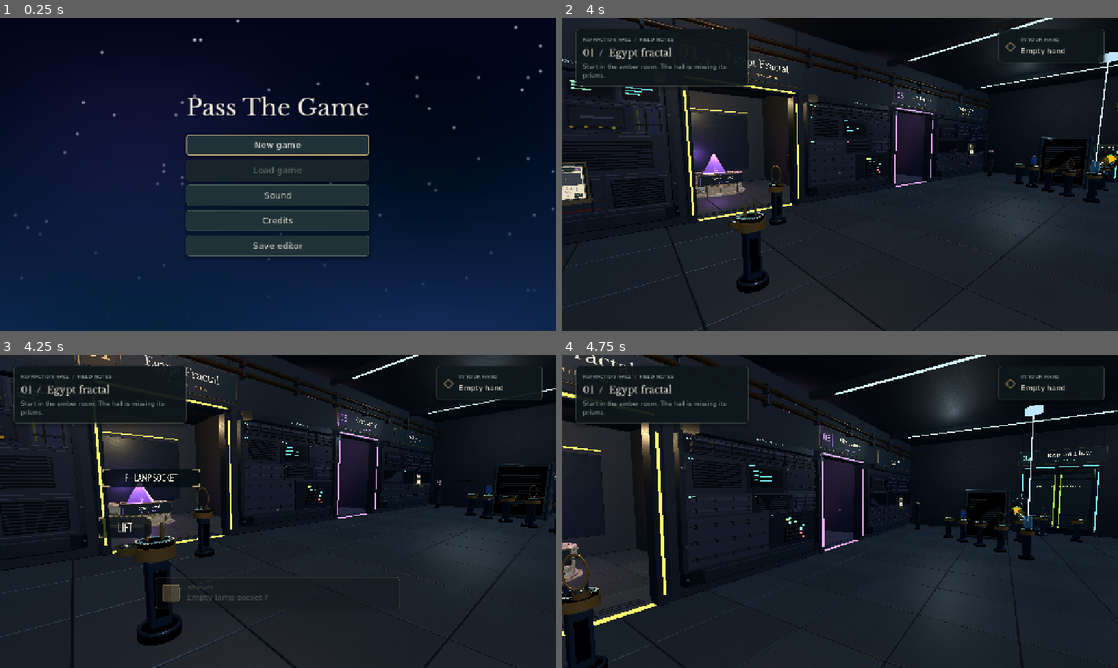
Above: before the commit, frames 1-4 (two rows, left to right).
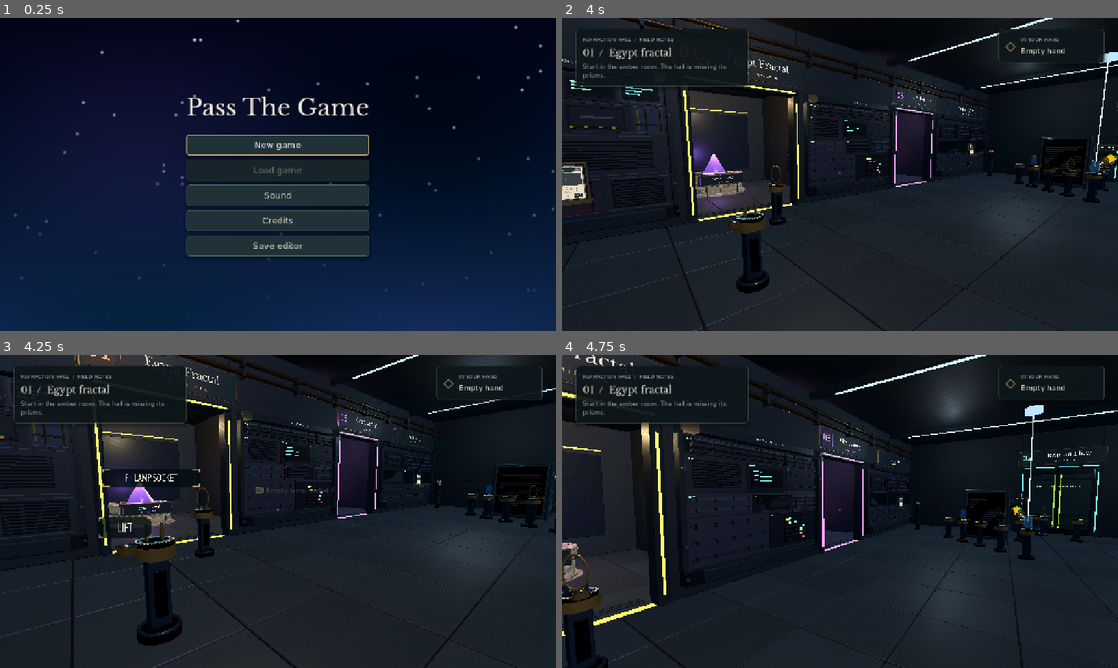
Above: after the commit, the same moments.

Repository: amberwhitehead/pass-the-game
Game: Godot game, scene res://scenes/title/title.tscn
The game is run twice, just before and just after one commit, with the same random seed, the same clock (stepped at 60 frames per second) and the same inputs.
Inputs (mouse positions are in pixels of both pictures, inside the frame that each line leads up to):
- Up to frame 1 (0.25 s): no input
- Up to frame 2 (4 s): click "New game" at 0.5 s; click "Skip intro ›" at 1.25 s; click "Skip intro ›" at 2 s; tap Enter (ui_accept) at 2.75 s; move the mouse to (962, 158) at 2.77 s; hold Right (move_right) 2.78-3.53 s; hold E (interact) 2.78-3.53 s; click (962, 158) at 2.92 s; tap Space (jump) at 3.02, 3.05, 3.32, 3.6, 3.77 s; move the mouse to (812, 174) at 3.52 s; hold W (move_up) from 3.53 s (still down); click (812, 174) at 3.67 s; tap E (interact) at 3.8 s
- Up to frame 3 (4.25 s): keep holding W (move_up); tap Space (jump) at 4.07 s
- Up to frame 4 (4.75 s): keep holding W (move_up); move the mouse to (851, 505) at 4.27 s; hold E (interact) from 4.28 s (still down); click (851, 505) at 4.42 s; tap Space (jump) at 4.55 s

Frames 1-2 are identical in both runs. In frame 3, 0.3% of the frame differs, in the area x 28-72%, y 42-82%; in frame 4, nothing differs.

Commit message:
Small interaction caption above the crosshair; conversations at the bottom
The hall's interaction hint was a large plaque in the lower third. It is
now a small outlined caption (key badge + prompt) just above the
crosshair; the optics hint wraps and keeps its ALIGN THE LIGHT line.
The Dialogue sheet moves from the top of the screen to the bottom, and
hall notices wait while a conversation is open.

Co-Authored-By: Claude Opus 5.5 <noreply@anthropic.com>

Diff:
--- a/godot/autoload/dialogue.gd
+++ b/godot/autoload/dialogue.gd
@@ -1,5 +1,5 @@
 extends CanvasLayer
-## Bottom-of-screen dialogue box.
+## Bottom-of-screen dialogue box (above the touch pad and the hall's notices).
 ##   await Dialogue.say("Mira", ["Hello!", "Nice day."])
 ## Advance with the A button / tap / E / Enter / F. Resolves when finished.
 
@@ -23,9 +23,9 @@
 	_panel = preload("res://ui/conversation_sheet.gd").new()
 	_panel.anchor_left = .12
 	_panel.anchor_right = .88
-	_panel.anchor_top = .07
-	_panel.anchor_bottom = .07
-	_panel.grow_vertical = Control.GROW_DIRECTION_END
+	_panel.anchor_top = .95
+	_panel.anchor_bottom = .95
+	_panel.grow_vertical = Control.GROW_DIRECTION_BEGIN
 	_panel.visible = false
 	add_child(_panel)
 	_name = _panel.speaker
--- a/godot/scenes/escape/hub_hud.gd
+++ b/godot/scenes/escape/hub_hud.gd
@@ -5,7 +5,7 @@
 const KeyBindings := preload("res://autoload/key_bindings.gd")
 var _player: Player
 var _inventory: Node
-var _prompt: PanelContainer
+var _prompt: Control  ## The small interaction caption above the crosshair.
 var _objective: Label
 var _chapter: Label
 var _carrying: Label
@@ -50,11 +50,8 @@
 	_carrying.autowrap_mode = TextServer.AUTOWRAP_WORD_SMART
 	carry_column.add_child(_carrying)
 	_prompt = Plaque.new()
-	_prompt.anchor_left = .28
-	_prompt.anchor_right = .72
-	_prompt.anchor_top = .71
-	_prompt.anchor_bottom = .71
 	add_child(_prompt)
+	_prompt.place_above_center()
 	_prompt.hide()
 	_notice_panel = _panel(Vector2(.28, .88), Vector2(.72, .88))
 	_notice_panel.add_theme_stylebox_override("panel", Style.panel(Color(.07, .12, .13, .96), Style.TEAL.darkened(.35), 14))
@@ -91,7 +88,8 @@
 	_crosshair.visible = not _player._frozen()
 	_crosshair.modulate = Style.GOLD if is_instance_valid(target) else Color(1, 1, 1, .55)
 	_notice_time = maxf(0, _notice_time - delta)
-	_notice_panel.visible = _notice_time > 0 and not Sound.settings_open
+	# Conversations use the bottom of the screen too; notices wait until they end.
+	_notice_panel.visible = _notice_time > 0 and not Sound.settings_open and not Dialogue.active
 	_notice_panel.modulate.a = minf(1, _notice_time)
 
 func set_aiming(active: bool, hint: String) -> void:
--- a/godot/ui/interaction_plaque.gd
+++ b/godot/ui/interaction_plaque.gd
@@ -1,6 +1,10 @@
-extends PanelContainer
-## One quiet interaction surface. Stable width avoids jumping while the beam moves.
+extends VBoxContainer
+## The interaction hint: a small caption just above the crosshair, such as "[E] Talk",
+## rather than a box at the bottom of the screen. While aiming the optics it says
+## "ALIGN THE LIGHT" above the longer hint. Place it with place_above_center().
 const Style := preload("res://ui/game_style.gd")
+const MAX_WIDTH := 460.0
+const GAP := 22.0  ## Pixels between the caption and the centre of the screen.
 var key: Label
 var title: Label
 var detail: Label
@@ -9,35 +13,64 @@
 func _ready() -> void:
 	theme = Style.theme()
 	mouse_filter = Control.MOUSE_FILTER_IGNORE
-	add_theme_stylebox_override("panel", Style.panel(Color(.055, .09, .105, .96), Style.GOLD.darkened(.35), 16))
+	alignment = BoxContainer.ALIGNMENT_END
+	add_theme_constant_override("separation", 2)
+	detail = Style.eyebrow("ALIGN THE LIGHT")
+	detail.horizontal_alignment = HORIZONTAL_ALIGNMENT_CENTER
+	_outline(detail)
+	add_child(detail)
 	var row := HBoxContainer.new()
 	row.mouse_filter = Control.MOUSE_FILTER_IGNORE
-	row.add_theme_constant_override("separation", 16)
+	row.alignment = BoxContainer.ALIGNMENT_CENTER
+	row.add_theme_constant_override("separation", 7)
 	add_child(row)
 	var badge := PanelContainer.new()
 	badge.mouse_filter = Control.MOUSE_FILTER_IGNORE
-	badge.custom_minimum_size = Vector2(40, 40)
 	badge.size_flags_vertical = Control.SIZE_SHRINK_CENTER
-	badge.add_theme_stylebox_override("panel", Style.panel(Style.GOLD, Style.GOLD, 8))
+	var badge_style := Style.panel(Style.GOLD, Style.GOLD, 0)
+	badge_style.set_content_margin_all(0)
+	badge_style.content_margin_left = 5
+	badge_style.content_margin_right = 5
+	badge_style.set_corner_radius_all(3)
+	badge_style.shadow_size = 0
+	badge.add_theme_stylebox_override("panel", badge_style)
 	row.add_child(badge)
-	key = Style.label("E", 18, Style.INK)
+	key = Style.label("E", 12, Style.INK)
 	key.horizontal_alignment = HORIZONTAL_ALIGNMENT_CENTER
 	badge.add_child(key)
-	var column := VBoxContainer.new()
-	column.mouse_filter = Control.MOUSE_FILTER_IGNORE
-	column.size_flags_horizontal = Control.SIZE_EXPAND_FILL
-	column.add_theme_constant_override("separation", 5)
-	row.add_child(column)
-	detail = Style.eyebrow("INTERACT")
-	column.add_child(detail)
-	title = Style.label("", 18)
-	title.autowrap_mode = TextServer.AUTOWRAP_WORD_SMART
-	column.add_child(title)
+	title = Style.label("", 15, Style.PAPER)
+	title.horizontal_alignment = HORIZONTAL_ALIGNMENT_CENTER
+	_outline(title)
+	row.add_child(title)
+
+
+## Centres the caption horizontally, its bottom edge just above the screen's centre.
+func place_above_center() -> void:
+	anchor_left = .5
+	anchor_right = .5
+	anchor_top = .5
+	anchor_bottom = .5
+	grow_horizontal = Control.GROW_DIRECTION_BOTH
+	grow_vertical = Control.GROW_DIRECTION_BEGIN
+	offset_bottom = -GAP
+	offset_top = -GAP
+
 
 func present(text: String, input_key: String, aiming: bool) -> void:
 	key.text = "↔" if aiming else input_key
-	detail.text = "ALIGN THE LIGHT" if aiming else "INTERACT"
+	detail.visible = aiming
 	if text == _last:
 		return
 	_last = text
 	title.text = text
+	# Short prompts stay on one line; long ones (the optics hint) wrap at MAX_WIDTH.
+	var width := title.get_theme_font("font").get_string_size(text, HORIZONTAL_ALIGNMENT_LEFT, -1, 15).x
+	title.autowrap_mode = TextServer.AUTOWRAP_WORD_SMART if width > MAX_WIDTH else TextServer.AUTOWRAP_OFF
+	title.custom_minimum_size.x = MAX_WIDTH if width > MAX_WIDTH else 0.0
+	reset_size()
+
+
+## A dark outline keeps small text readable over bright walls.
+static func _outline(label: Label) -> void:
+	label.add_theme_color_override("font_outline_color", Color(0, 0, 0, .85))
+	label.add_theme_constant_override("outline_size", 5)
